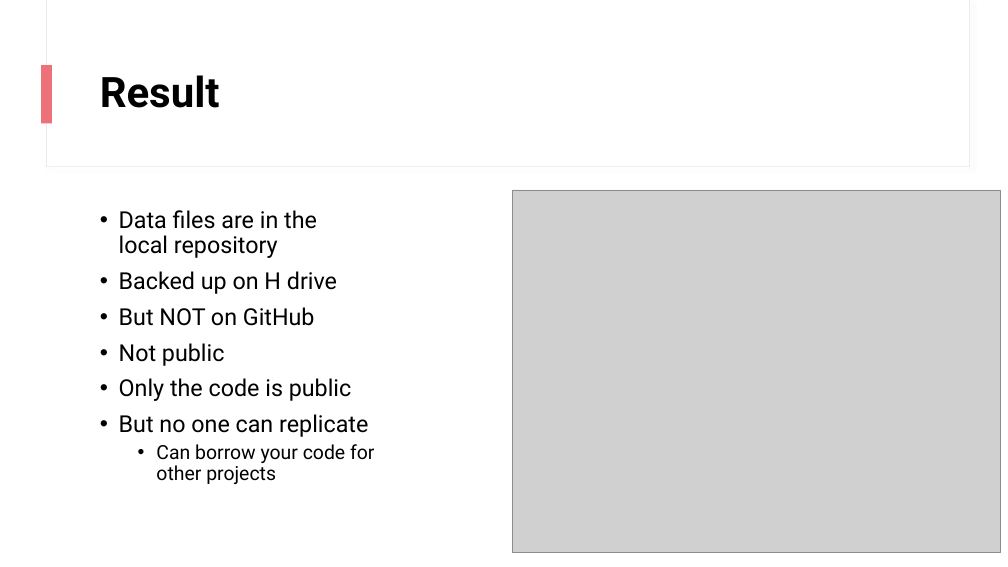
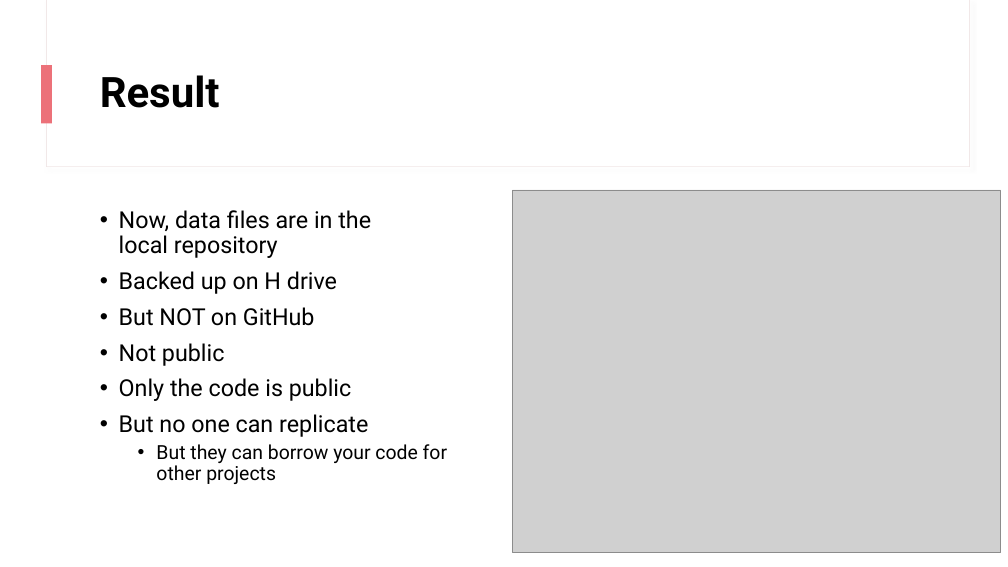
Before and after one commit to higgi13425/rmrwr-book, a slide deck: slide 10 of data/PHI_data.pptx (slide 8 before the commit). Drawn at 1008x567 pixels with LibreOffice and Linux fonts; fonts in the diff are those of the drawing; grey boxes stand for pictures. Boxes give left, top, right and bottom in pixels: in the first picture for what was removed or moved away, otherwise in the second. Text is boxed around its words. In the diff, an @@ line names an element or a change of style, - is before the commit and + after.

```diff
--- a/data/PHI_data.pptx
+++ b/data/PHI_data.pptx
@@ text at box(119, 210, 371, 258): text changed @@
-• Data files are in the
-  local repository
+• Now, data files are in the
+  local repository
@@ text at box(156, 444, 447, 484): text changed @@
-  • Can borrow your code for
-    other projects
+  • But they can borrow your code for
+    other projects
```
Also in this commit, not shown: 10 other slides changed, 3 slides added, 1 other file.
